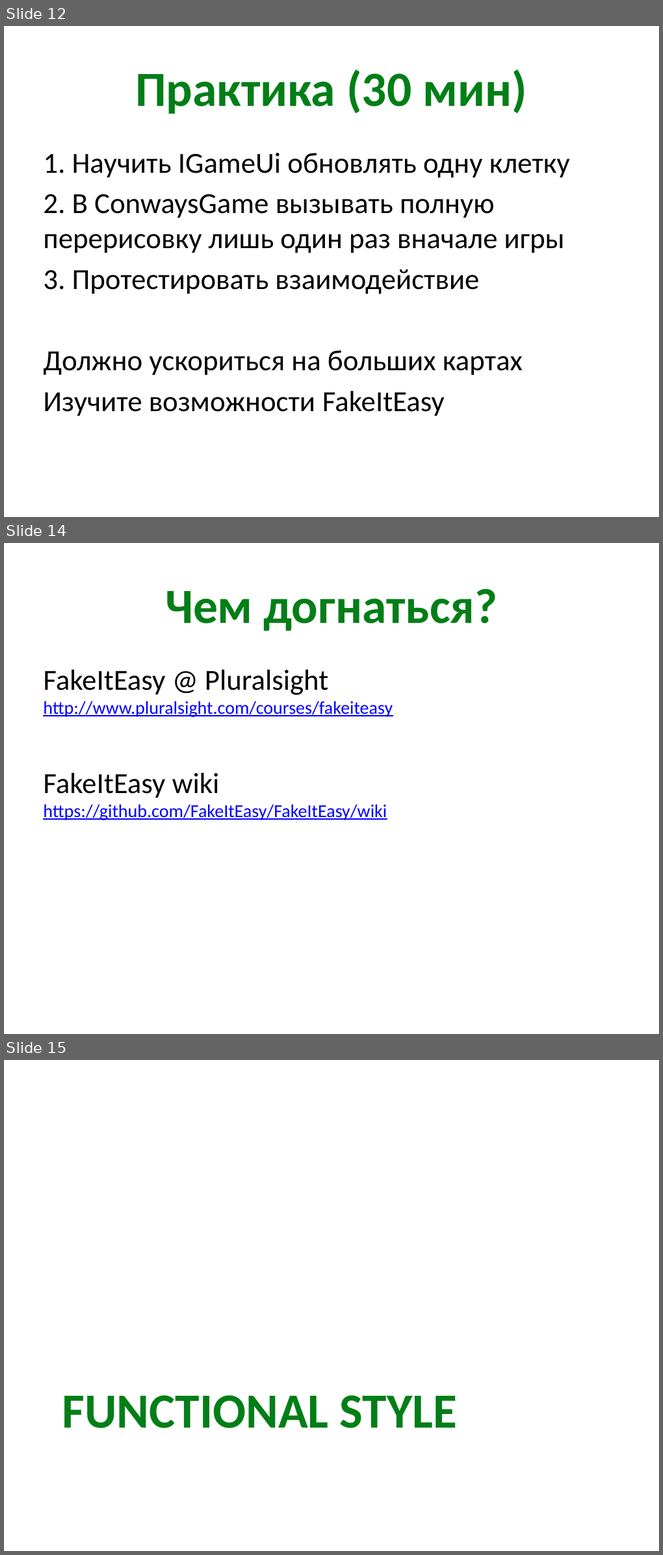
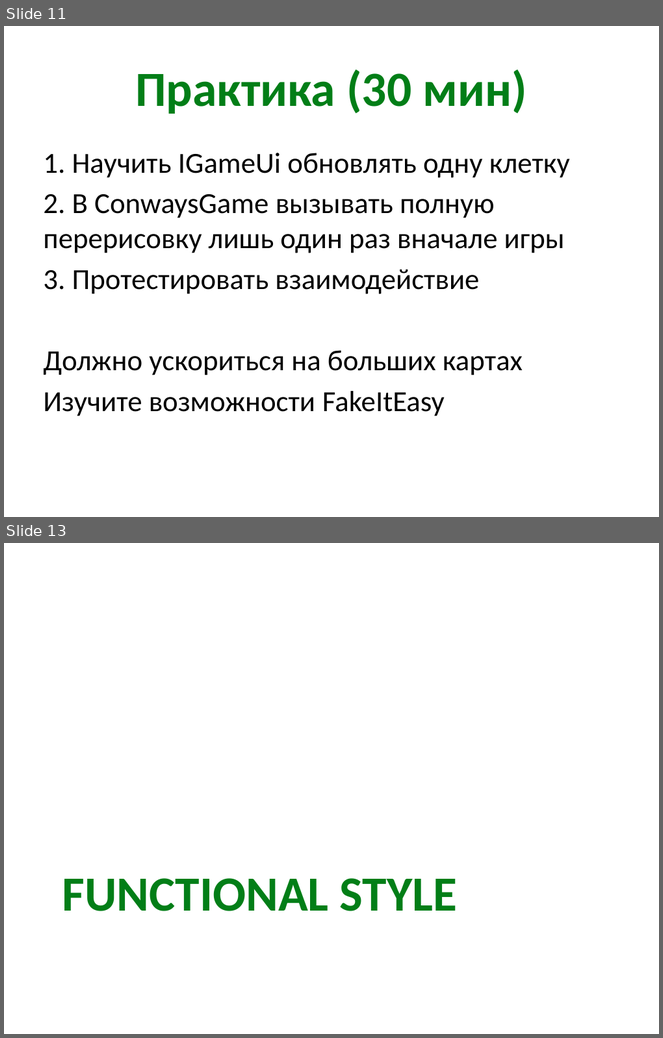
Before and after one commit to xoposhiy/testing-course, a slide deck: day2.pptx. Shown one above the other, each under a label of ours: slides 12, 14 and 15 before the commit, slides 11 and 13 after it; the slides between them are not shown. The pictures are 663x1555 and 663x1038 pixels, drawn with LibreOffice and Linux fonts; fonts in the diff are those of the drawing. Boxes give left, top, right and bottom in pixels: in the first picture for what was removed or moved away, otherwise in the second. Text is boxed around its words. In the diff, an @@ line names an element or a change of style, - is before the commit and + after.

```diff
--- a/day2.pptx
+++ b/day2.pptx
@@ slide 14 removed at box(4, 543, 659, 1034), background #FFFFFF @@
@@ title removed at box(165, 589, 498, 631) @@
-Чем догнаться?
@@ text removed at box(43, 670, 393, 821) @@
-FakeItEasy @ Pluralsight
-http://www.pluralsight.com/courses/fakeiteasy
-FakeItEasy wiki
-https://github.com/FakeItEasy/FakeItEasy/wiki
@@ what was slide 12 is now slide 11 @@
@@ what was slide 15 is now slide 13 @@
```
Also in this commit, not shown: 3 slides changed, 1 other slide removed, 2 other files.
